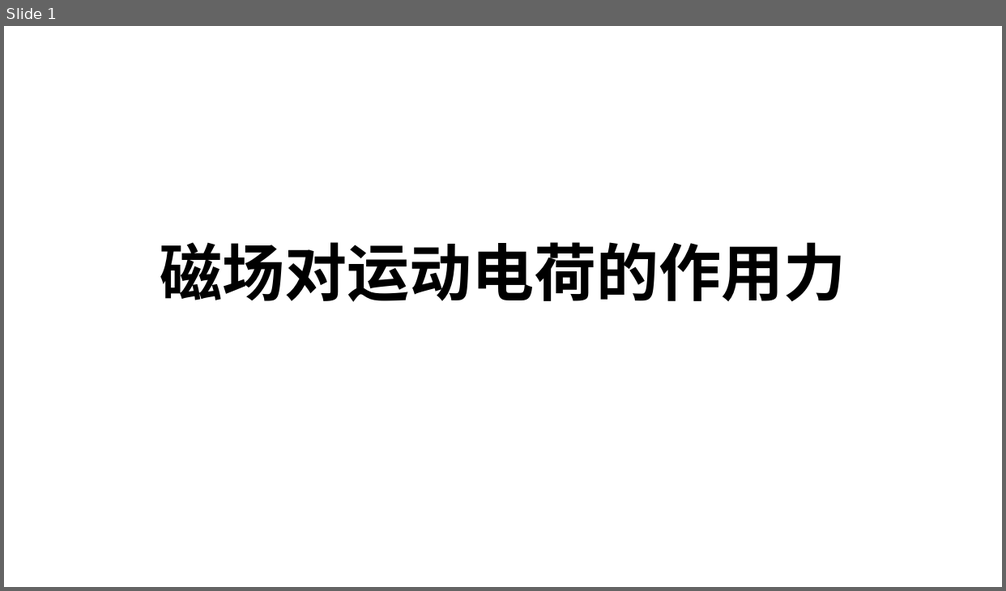
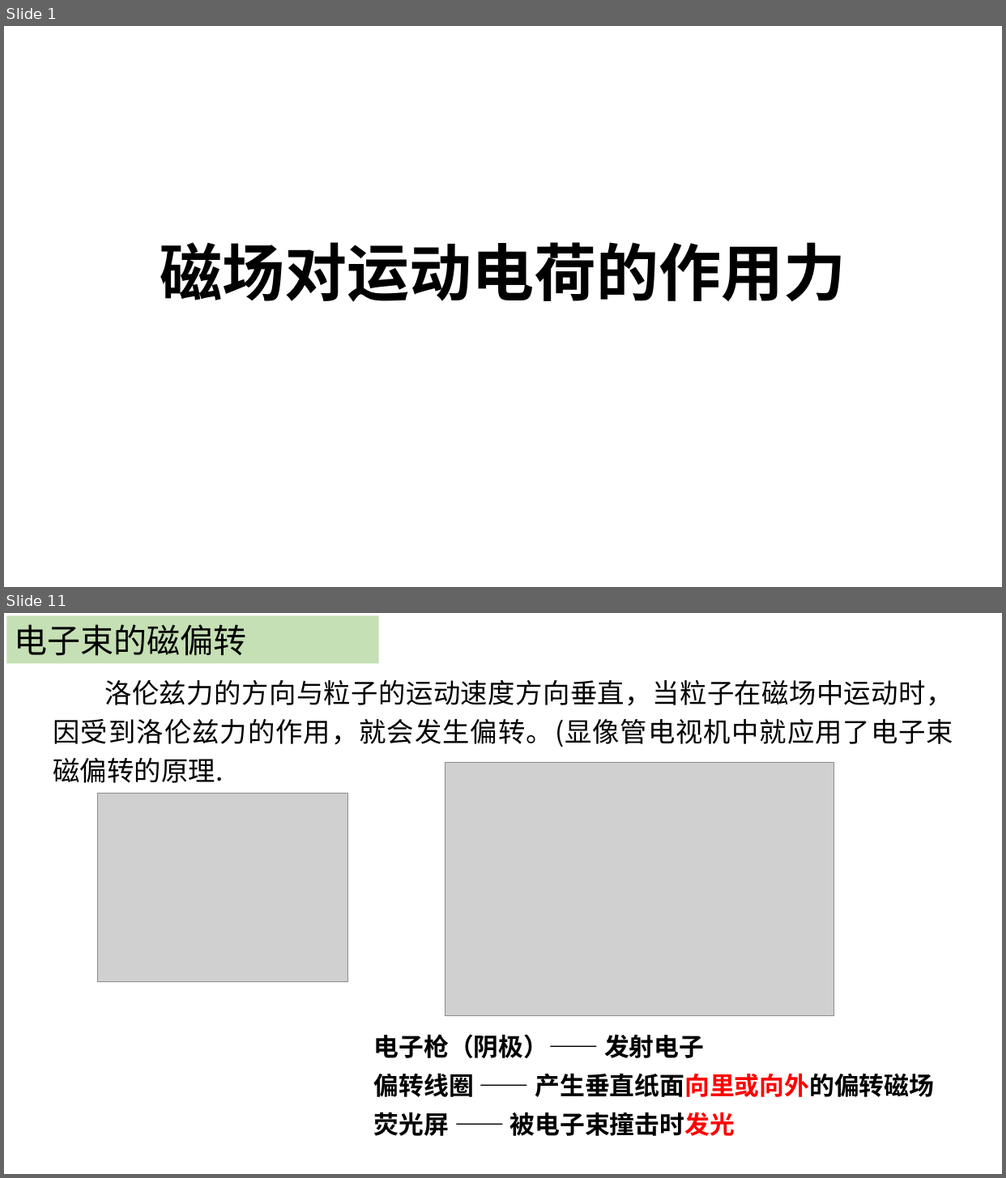
Before and after one commit to broshu/lab, a slide deck: ppt/磁场对运动电荷的作用力.pptx. Shown one above the other, each under a label of ours: slide 1 before the commit, slides 1 and 11 after it; the slides between them are not shown. The pictures are 1006x591 and 1006x1178 pixels, drawn with LibreOffice and Linux fonts; fonts in the diff are those of the drawing; grey boxes stand for pictures. Boxes give left, top, right and bottom in pixels: in the first picture for what was removed or moved away, otherwise in the second. Text is boxed around its words. In the diff, an @@ line names an element or a change of style, - is before the commit and + after.

```diff
--- a/ppt/磁场对运动电荷的作用力.pptx
+++ b/ppt/磁场对运动电荷的作用力.pptx
@@ slide 11 added at box(4, 613, 1002, 1174), background #FFFFFF @@
@@ rectangle added at box(7, 616, 379, 664), fill #C5E0B4, 32 pt, text #000000 @@
+电子束的磁偏转
@@ text added at box(53, 680, 954, 783), 26 pt, text #000000 @@
+洛伦兹力的方向与粒子的运动速度方向垂直，当粒子在磁场中运动时，因受到洛伦兹力的作用，就会发生偏转。(显像管电视机中就应用了电子束磁偏转的原理.
@@ picture added at box(445, 762, 833, 1016) @@
@@ picture added at box(98, 794, 347, 983) @@
@@ text added at box(374, 1034, 935, 1136), 24 pt, text #000000, bold @@
+电子枪（阴极）—— 发射电子
+偏转线圈 —— 产生垂直纸面向里或向外的偏转磁场
+荧光屏 —— 被电子束撞击时发光
```
Also in this commit, not shown: 11 other slides added.
